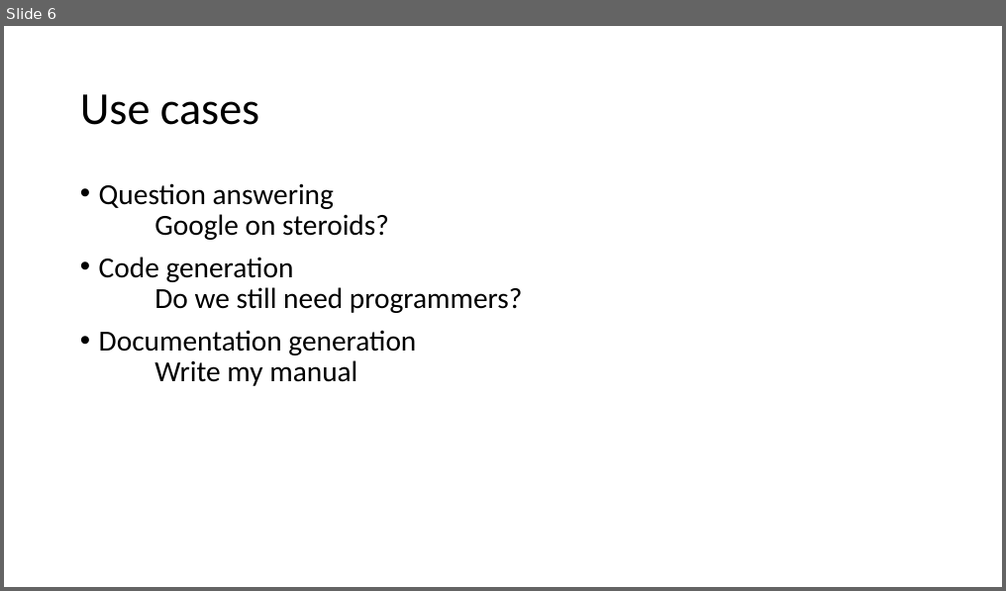
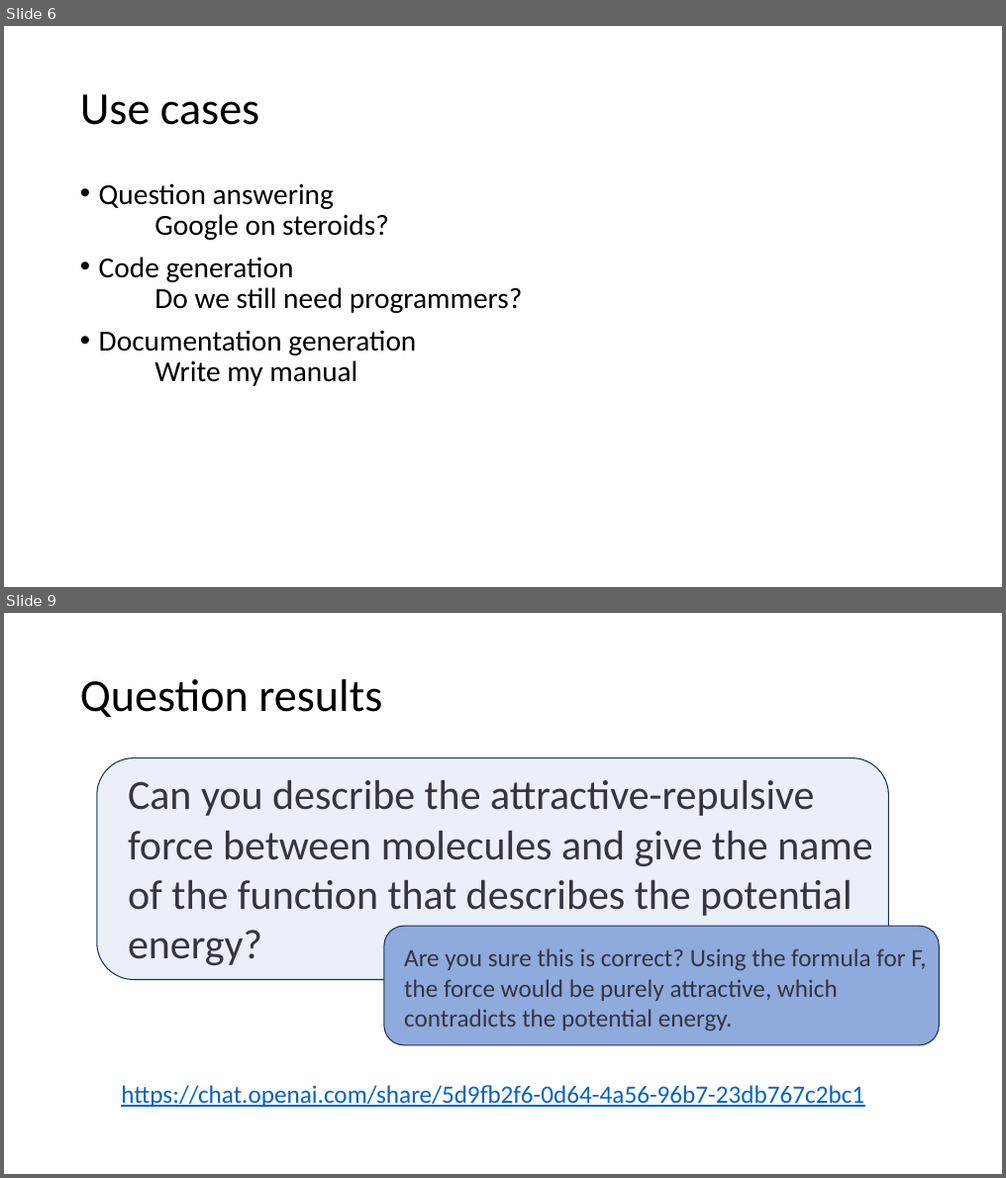
Before and after one commit to gjbex/ChatGPT-for-HPC, a slide deck: chatgpt_for_hpc.pptx. Shown one above the other, each under a label of ours: slide 6 before the commit, slides 6 and 9 after it; the slides between them are not shown. The pictures are 1006x591 and 1006x1178 pixels, drawn with LibreOffice and Linux fonts; fonts in the diff are those of the drawing. Boxes give left, top, right and bottom in pixels: in the first picture for what was removed or moved away, otherwise in the second. Text is boxed around its words. In the diff, an @@ line names an element or a change of style, - is before the commit and + after.

Commit message:
Add ChatGPT conversations

```diff
--- a/chatgpt_for_hpc.pptx
+++ b/chatgpt_for_hpc.pptx
@@ slide 9 added at [4, 613, 1002, 1174], background #FFFFFF @@
@@ title added at [80, 679, 382, 717], 44 pt, text #000000 @@
+Question results
@@ rounded rectangle added at [97, 759, 889, 980], fill #8FAADC at 18% opacity, outline #1E3256 1 pt @@
@@ text added at [128, 780, 873, 965], 40 pt, text #343541 @@
+Can you describe the attractive-repulsive
+force between molecules and give the name
+of the function that describes the potential
+energy?
@@ rounded rectangle added at [384, 926, 939, 1046], fill #8FAADC, outline #1E3256 1 pt @@
@@ text added at [404, 949, 926, 1032], 24 pt, text #343541 @@
+Are you sure this is correct? Using the formula for F,
+the force would be purely attractive, which
+contradicts the potential energy.
@@ text added at [121, 1085, 864, 1107], 24 pt, text #0563C1, underline @@
+https://chat.openai.com/share/5d9fb2f6-0d64-4a56-96b7-23db767c2bc1
```
Also in this commit, not shown: 1 slide changed, 1 other slide added.
